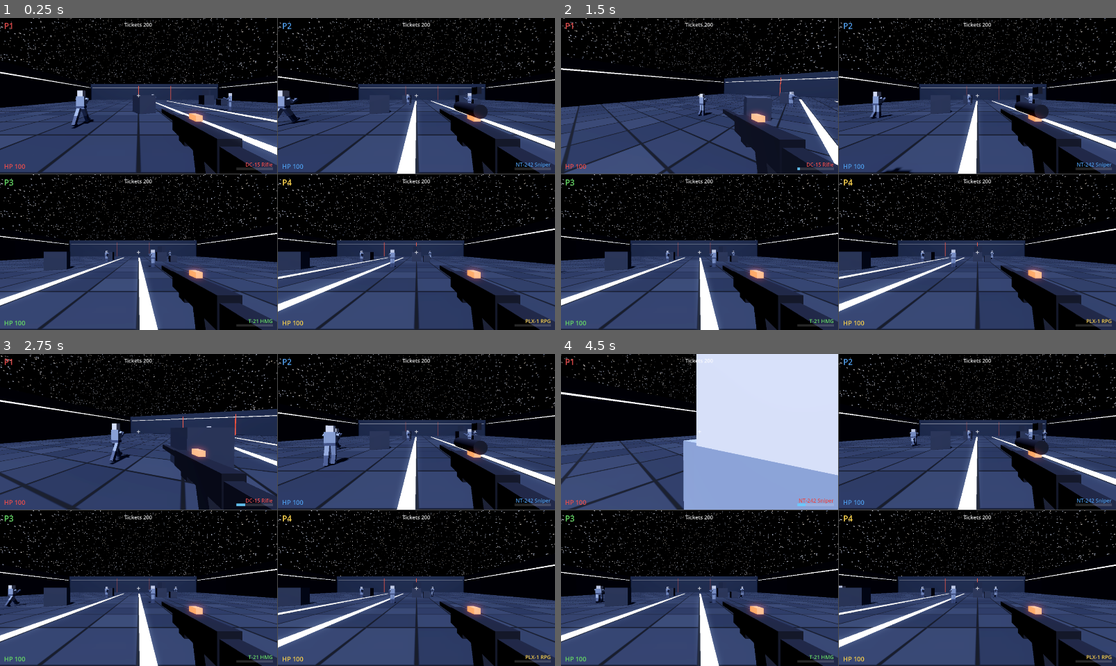
Above: before the commit, frames 1-4 (two rows, left to right).
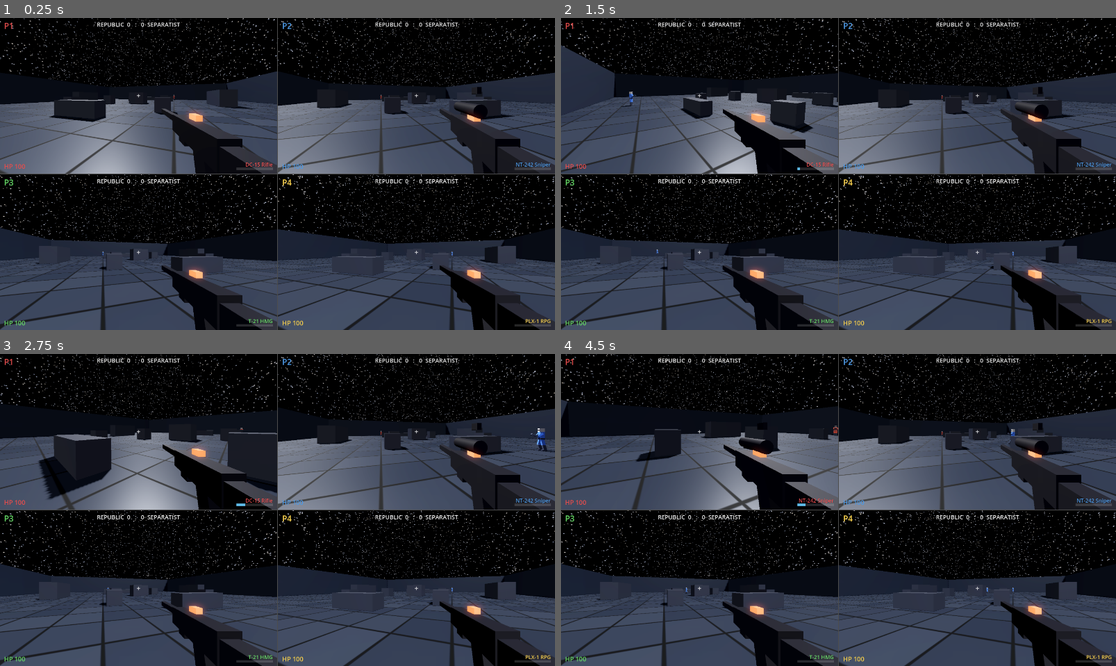
Above: after the commit, the same moments.

Repository: jstucor/quadsquad
Game: Godot game, scene res://scenes/main.tscn
Same seed, same stepped clock (60 frames per second), same inputs: the game is played once before the commit and once after it.
Inputs (mouse positions are in pixels of both pictures, inside the frame that each line leads up to):
- Up to frame 1 (0.25 s): no input
- Up to frame 2 (1.5 s): tap Enter at 0.5 s; move the mouse to (960, 158) at 0.52 s; hold D (kb_right) 0.53-1.28 s; hold Right mouse button (kb_ads) 0.53-1.28 s; click (960, 158) at 0.67 s; tap Space (kb_jump) at 0.77 s; move the mouse to (810, 174) at 1.27 s; hold W (kb_forward) from 1.28 s (still down); tap Ctrl (kb_crouch) at 1.35 s; click (810, 174) at 1.42 s
- Up to frame 3 (2.75 s): keep holding W (kb_forward); tap Space (kb_jump) at 1.52 s; move the mouse to (288, 503) at 2.02 s; press the mouse at (288, 503) at 2.03 s
- Up to frame 4 (4.5 s): keep holding W (kb_forward); move the mouse to (832, 516) at 2.77 s; release the mouse at (832, 516) at 2.78 s; tap Shift (kb_sprint) at 2.85 s; click (832, 516) at 2.92 s; tap Space (kb_jump) at 3.02, 3.77 s; move the mouse to (877, 513) at 3.52 s; tap Q (kb_switch) at 3.6 s; click (877, 513) at 3.67 s; move the mouse to (794, 506) at 4.27 s; tap Alt at 4.35 s; click (794, 506) at 4.42 s

The runs differ from the first frame. In frame 1, 38% of the frame differs, in the area x 0-100%, y 0-100%; in frame 2, 40%; in frame 3, 39%; in frame 4, 44%.

Commit message:
Add team deathmatch, two new maps, and a map rotation
Turn the free-for-all into 2v2 team deathmatch across a map rotation.

- GameState: real TDM scoring — per-team frag scores, SCORE_LIMIT, add_frag()
  crediting the killer's team, match_won signal, team names/colours. Replaces
  the old reinforcement-ticket attrition.
- Kill attribution: take_damage(amount, attacker) threads the shooter through
  hitscan and rocket splash; _die() credits an enemy killer a frag. Friendly
  fire is off (teammates deal no damage) and suicides credit nobody.
- Teams: Main assigns 2v2, tints each character's suit by team (blue Republic /
  red Separatist), spawns each player at their team's side, and shows a
  top-centre scoreboard + a victory banner. On a win it rotates to the next map.
- Maps: a procedural Arena base (scripts/arena.gd) builds the sky/env, floor,
  walls, key+fill lights, cover and per-team spawns from a small layout table.
  Two new maps on it — Crossfire (N/S) and Foundry (E/W) — plus the hangar,
  which now registers a CIS side too. main.gd loads the current map from the
  rotation instead of embedding one.

Co-Authored-By: Claude Opus 4.8 <noreply@anthropic.com>

Diff:
--- /dev/null
+++ b/godot/scenes/levels/crossfire.tscn
@@ -0,0 +1,6 @@
+[gd_scene load_steps=2 format=3]
+
+[ext_resource type="Script" path="res://scripts/map_crossfire.gd" id="1_cross"]
+
+[node name="Crossfire" type="Node3D"]
+script = ExtResource("1_cross")
--- /dev/null
+++ b/godot/scenes/levels/foundry.tscn
@@ -0,0 +1,6 @@
+[gd_scene load_steps=2 format=3]
+
+[ext_resource type="Script" path="res://scripts/map_foundry.gd" id="1_found"]
+
+[node name="Foundry" type="Node3D"]
+script = ExtResource("1_found")
--- a/godot/scenes/main.tscn
+++ b/godot/scenes/main.tscn
@@ -1,9 +1,6 @@
-[gd_scene load_steps=3 format=3 uid="uid://b1x51y1hab1yf"]
+[gd_scene load_steps=2 format=3 uid="uid://b1x51y1hab1yf"]
 
 [ext_resource type="Script" uid="uid://dmoanlrtuebw1" path="res://scripts/main.gd" id="1_main"]
-[ext_resource type="PackedScene" path="res://scenes/levels/hangar.tscn" id="2_level"]
 
 [node name="Main" type="Node3D"]
 script = ExtResource("1_main")
-
-[node name="Level" parent="." instance=ExtResource("2_level")]
--- /dev/null
+++ b/godot/scripts/arena.gd
@@ -0,0 +1,154 @@
+class_name Arena
+extends Node3D
+## Procedural arena base for team-deathmatch maps. A map is a Node3D whose
+## script `extends "res://scripts/arena.gd"` and overrides _configure() to set
+## the size, floor colour, cover layout, and the two teams' spawn points. This
+## base then builds the sky/environment, floor, boundary walls, key+fill
+## lights, cover boxes, and registers the spawns with GameState — so a new map
+## is just a layout table, no hand-authored scene geometry.
+
+const SKY_SHADER := preload("res://shaders/starfield_sky.gdshader")
+const FLOOR_SHADER := preload("res://shaders/floor_panels.gdshader")
+
+# Overridden by each map in _configure().
+var size := 50.0
+var floor_color := Color(0.17, 0.18, 0.21)
+var republic_spawns: Array[Vector3] = []
+var cis_spawns: Array[Vector3] = []
+var cover_boxes: Array = []  # [{pos = Vector3 (base at y=0), size = Vector3}, ...]
+
+
+func _ready() -> void:
+	_configure()
+	_build_environment()
+	_build_lights()
+	_build_floor()
+	_build_walls()
+	_build_cover()
+	_register_spawns()
+
+
+## Override in the map script to fill in the layout.
+func _configure() -> void:
+	pass
+
+
+func _build_environment() -> void:
+	var env := Environment.new()
+	env.background_mode = Environment.BG_SKY
+	var sky := Sky.new()
+	var sky_mat := ShaderMaterial.new()
+	sky_mat.shader = SKY_SHADER
+	sky.sky_material = sky_mat
+	env.sky = sky
+	env.ambient_light_source = Environment.AMBIENT_SOURCE_COLOR
+	env.ambient_light_color = Color(0.2, 0.22, 0.3)
+	env.tonemap_mode = Environment.TONE_MAPPER_FILMIC
+	env.glow_enabled = true
+	env.glow_intensity = 0.45
+	env.glow_bloom = 0.05
+	env.fog_enabled = true
+	env.fog_light_color = Color(0.02, 0.03, 0.05)
+	env.fog_density = 0.008
+	env.fog_sky_affect = 0.0
+	var we := WorldEnvironment.new()
+	we.environment = env
+	add_child(we)
+
+
+func _build_lights() -> void:
+	var key := DirectionalLight3D.new()
+	key.rotation = Vector3(deg_to_rad(-52), deg_to_rad(38), 0)
+	key.light_energy = 1.0
+	key.shadow_enabled = true
+	add_child(key)
+	# Dim shadowless opposing fill so shadow sides aren't pitch black under the
+	# near-black sky (GL Compatibility gotcha).
+	var fill := DirectionalLight3D.new()
+	fill.rotation = Vector3(deg_to_rad(-25), deg_to_rad(-150), 0)
+	fill.light_energy = 0.28
+	fill.light_specular = 0.0
+	fill.shadow_enabled = false
+	add_child(fill)
+
+
+func _build_floor() -> void:
+	var body := StaticBody3D.new()
+	add_child(body)
+	var mesh := MeshInstance3D.new()
+	var plane := PlaneMesh.new()
+	plane.size = Vector2(size, size)
+	mesh.mesh = plane
+	var mat := ShaderMaterial.new()
+	mat.shader = FLOOR_SHADER
+	mat.set_shader_parameter("base_col", floor_color)
+	mat.set_shader_parameter("seam_col", floor_color.darkened(0.7))
+	mat.set_shader_parameter("panels", roundf(size / 2.0))
+	mesh.material_override = mat
+	body.add_child(mesh)
+	var shape := CollisionShape3D.new()
+	var box := BoxShape3D.new()
+	box.size = Vector3(size, 1.0, size)
+	shape.shape = box
+	shape.position.y = -0.5
+	body.add_child(shape)
+
+
+func _build_walls() -> void:
+	var mat := StandardMaterial3D.new()
+	mat.albedo_color = Color(0.19, 0.21, 0.25)
+	mat.metallic = 0.12
+	mat.roughness = 0.55
+	var h := 6.0
+	var half := size / 2.0
+	# N, S run along X; E, W run along Z.
+	_wall(Vector3(0, h * 0.5, -half), Vector3(size, h, 0.6), mat)
+	_wall(Vector3(0, h * 0.5, half), Vector3(size, h, 0.6), mat)
+	_wall(Vector3(-half, h * 0.5, 0), Vector3(0.6, h, size), mat)
+	_wall(Vector3(half, h * 0.5, 0), Vector3(0.6, h, size), mat)
+
+
+func _wall(center: Vector3, box_size: Vector3, mat: Material) -> void:
+	var body := StaticBody3D.new()
+	body.position = center
+	add_child(body)
+	var mesh := MeshInstance3D.new()
+	var bm := BoxMesh.new()
+	bm.size = box_size
+	mesh.mesh = bm
+	mesh.material_override = mat
+	body.add_child(mesh)
+	var shape := CollisionShape3D.new()
+	var cb := BoxShape3D.new()
+	cb.size = box_size
+	shape.shape = cb
+	body.add_child(shape)
+
+
+func _build_cover() -> void:
+	var mat := StandardMaterial3D.new()
+	mat.albedo_color = Color(0.23, 0.24, 0.27)
+	mat.metallic = 0.1
+	mat.roughness = 0.5
+	for c in cover_boxes:
+		var bsize: Vector3 = c["size"]
+		var pos: Vector3 = c["pos"]
+		_wall(pos + Vector3(0, bsize.y * 0.5, 0), bsize, mat)
+
+
+func _register_spawns() -> void:
+	for p in republic_spawns:
+		_spawn_marker(p, GameState.Team.REPUBLIC)
+	for p in cis_spawns:
+		_spawn_marker(p, GameState.Team.CIS)
+
+
+func _spawn_marker(pos: Vector3, team: int) -> void:
+	var m := Marker3D.new()
+	m.position = pos
+	add_child(m)
+	# Face toward the arena centre (same height, so no pitch) so players spawn
+	# looking inward. -Z is the player's forward.
+	if Vector2(pos.x, pos.z).length() > 0.1:
+		m.look_at(Vector3(0, pos.y, 0), Vector3.UP)
+	GameState.register_spawn_point(team, m)
--- a/godot/scripts/character.gd
+++ b/godot/scripts/character.gd
@@ -13,6 +13,7 @@
 ## trooper.gd extends this class for decorative NPCs.
 
 var anim_player: AnimationPlayer
+var _suit_mat: StandardMaterial3D  # torso/upper-limb colour, tinted per team
 
 # Proportions in metres. Feet rest at y = 0 and the model faces -Z.
 const HIP_Y := 0.9
@@ -77,8 +78,15 @@
 	parent.add_child(mi)
 
 
+## Tint the suit (torso + upper limbs) so teams are readable at a glance.
+func set_team_color(c: Color) -> void:
+	if _suit_mat:
+		_suit_mat.albedo_color = c
+
+
 func _build_body() -> void:
 	var suit := _mat(Color(0.50, 0.53, 0.60))
+	_suit_mat = suit
 	var dark := _mat(Color(0.28, 0.30, 0.36))
 	var head_mat := _mat(Color(0.82, 0.80, 0.78))
 	var visor := _mat(Color(0.08, 0.09, 0.12))
--- a/godot/scripts/game_state.gd
+++ b/godot/scripts/game_state.gd
@@ -1,17 +1,24 @@
 extends Node
-## Autoload: Battlefront-style match state — teams, reinforcement tickets,
-## and spawn points. Levels register spawn markers; actors query and spend
-## tickets here, so conquest rules can grow without touching actor code.
-## Also bootstraps the keyboard/mouse InputMap (registered in code so there
-## is no hand-maintained serialization in project.godot).
+## Autoload: match state — teams, team-deathmatch score, spawn points, and the
+## map rotation. Levels register spawn markers per team; actors credit frags
+## here on a kill, so the mode rules live in one place. Also bootstraps the
+## keyboard/mouse InputMap (registered in code, no project.godot serialization).
 
-signal tickets_changed(team: int, count: int)
+signal score_changed(team: int, score: int)
+signal match_won(team: int)
 
 enum Team { REPUBLIC, CIS }
 
-const START_TICKETS := 200
+const SCORE_LIMIT := 25  # frags for a team to win
+const TEAM_NAMES := {Team.REPUBLIC: "REPUBLIC", Team.CIS: "SEPARATIST"}
+const TEAM_COLORS := {
+	Team.REPUBLIC: Color(0.35, 0.55, 1.0),
+	Team.CIS: Color(1.0, 0.4, 0.32),
+}
 
-var tickets := {Team.REPUBLIC: START_TICKETS, Team.CIS: START_TICKETS}
+var scores := {Team.REPUBLIC: 0, Team.CIS: 0}
+var match_over := false
+var map_index := 0  # index into Main.MAPS; advanced on match end
 
 var _spawns: Dictionary = {}  # Team -> Array[Node3D]
 
@@ -21,7 +28,8 @@
 
 
 func reset_match() -> void:
-	tickets = {Team.REPUBLIC: START_TICKETS, Team.CIS: START_TICKETS}
+	scores = {Team.REPUBLIC: 0, Team.CIS: 0}
+	match_over = false
 	_spawns.clear()
 
 
@@ -40,9 +48,15 @@
 	return list.pick_random()
 
 
-func take_ticket(team: int) -> void:
-	tickets[team] = maxi(tickets[team] - 1, 0)
-	tickets_changed.emit(team, tickets[team])
+## Credit a kill to the attacker's team; ends the match at SCORE_LIMIT.
+func add_frag(team: int) -> void:
+	if match_over:
+		return
+	scores[team] += 1
+	score_changed.emit(team, scores[team])
+	if scores[team] >= SCORE_LIMIT:
+		match_over = true
+		match_won.emit(team)
 
 
 func _register_kb_actions() -> void:
--- a/godot/scripts/hangar.gd
+++ b/godot/scripts/hangar.gd
@@ -3,6 +3,14 @@
 ## bootstrap (and future conquest logic) never hardcodes positions.
 
 func _ready() -> void:
+	# Existing markers (near +Z) are the Republic side.
 	for marker in $SpawnPoints.get_children():
 		if marker is Node3D:
 			GameState.register_spawn_point(GameState.Team.REPUBLIC, marker)
+	# Mirror a CIS side near -Z so the hangar works for team deathmatch.
+	for x in [-6, -2, 2, 6]:
+		var m := Marker3D.new()
+		m.position = Vector3(x, 0, -14)
+		m.rotation.y = PI  # face +Z, back toward the Republic side
+		add_child(m)
+		GameState.register_spawn_point(GameState.Team.CIS, m)
--- a/godot/scripts/main.gd
+++ b/godot/scripts/main.gd
@@ -1,27 +1,44 @@
 extends Node3D
-## Split-screen bootstrap: builds the 2x2 SubViewport grid, spawns one player
-## per quadrant at a level spawn point, and wires each viewport's camera and
-## HUD to its player. The level itself lives in scenes/levels/ and registers
-## its spawn points with GameState before this runs (child _ready first).
+## Team-deathmatch bootstrap: loads the current map from the rotation, builds
+## the 2x2 SubViewport grid, spawns two players per team at their team's spawn
+## points, wires each viewport's camera + HUD, and rotates to the next map when
+## a team hits the score limit. The map itself (scenes/levels/*) registers its
+## per-team spawn points with GameState before players spawn.
 
 const PLAYER_COUNT := 4
 const PLAYER_SCENE := preload("res://scenes/actors/player.tscn")
 
+# Map rotation. GameState.map_index selects the current one and advances on a win.
+const MAPS: Array[PackedScene] = [
+	preload("res://scenes/levels/crossfire.tscn"),
+	preload("res://scenes/levels/foundry.tscn"),
+	preload("res://scenes/levels/hangar.tscn"),
+]
+
+# 2v2 team assignment and per-player accent colour (for the corner tag).
+const TEAMS: Array[int] = [
+	GameState.Team.REPUBLIC, GameState.Team.REPUBLIC,
+	GameState.Team.CIS, GameState.Team.CIS,
+]
 const PLAYER_COLORS: Array[Color] = [
 	Color(0.9, 0.3, 0.3),
 	Color(0.3, 0.6, 0.9),
 	Color(0.4, 0.85, 0.4),
 	Color(0.95, 0.8, 0.3),
 ]
-
-# Starting weapon class per player (Weapon.Class enum order); a spread across
-# the roster so several show at once. Each player can still cycle with Q / Y.
+# A spread across the weapon roster (Weapon.Class enum order).
 const START_CLASSES: Array[int] = [0, 1, 4, 7]  # Soldier, Sniper, HMG, RPG
 
-@onready var level: Node3D = $Level
+const MATCH_END_DELAY := 4.5  # seconds of victory banner before the next map
+
+var level: Node3D
 
 
 func _ready() -> void:
+	GameState.reset_match()
+	level = MAPS[GameState.map_index].instantiate()
+	add_child(level)  # its _ready registers the team spawn points
+
 	var grid := GridContainer.new()
 	grid.columns = 2
 	grid.set_anchors_preset(Control.PRESET_FULL_RECT)
@@ -45,14 +62,36 @@
 		var player: Player = PLAYER_SCENE.instantiate()
 		player.player_index = i
 		player.input_device = i - 1  # P1 keyboard/mouse; P2..P4 joypads 0..2
+		player.team = TEAMS[i]
 		player.weapon_class = START_CLASSES[i]
 		level.add_child(player)
-		var spawn := GameState.get_spawn_point(player.team, i)
+		var spawn := GameState.get_spawn_point(player.team, _team_slot(i))
 		if spawn:
 			player.global_transform = spawn.global_transform
 		player.bind_camera(camera)
+		player.model.set_team_color(GameState.TEAM_COLORS[player.team])
 
 		viewport.add_child(_build_hud(player))
+
+	GameState.match_won.connect(_on_match_won)
+
+
+## How many earlier players share this player's team (its spawn index).
+func _team_slot(index: int) -> int:
+	var slot := 0
+	for j in index:
+		if TEAMS[j] == TEAMS[index]:
+			slot += 1
+	return slot
+
+
+func _on_match_won(_team: int) -> void:
+	get_tree().create_timer(MATCH_END_DELAY).timeout.connect(_next_map)
+
+
+func _next_map() -> void:
+	GameState.map_index = (GameState.map_index + 1) % MAPS.size()
+	get_tree().reload_current_scene()
 
 
 func _build_hud(player: Player) -> Control:
@@ -72,9 +111,7 @@
 	crosshair.vertical_alignment = VERTICAL_ALIGNMENT_CENTER
 	hud.add_child(crosshair)
 
-	# Scope overlay: a black surround with a clear center circle + reticle,
-	# drawn only while a scoped weapon (Sniper) is aimed. Its own reticle
-	# replaces the "+" crosshair, so hide that when the scope is up.
+	# Scope overlay (scoped weapons only, while aiming).
 	var scope := Control.new()
 	scope.set_anchors_preset(Control.PRESET_FULL_RECT)
 	scope.mouse_filter = Control.MOUSE_FILTER_IGNORE
@@ -88,13 +125,18 @@
 	player.aim_changed.connect(func(_a: bool) -> void: update_scope.call())
 	player.weapon_changed.connect(func(_n: String) -> void: update_scope.call())
 
-	var tickets := _full_rect_label("", 18, Color(1, 1, 1, 0.9))
-	tickets.text = "Tickets %d" % GameState.tickets[player.team]
-	tickets.offset_top = 10.0
-	hud.add_child(tickets)
-	GameState.tickets_changed.connect(func(team: int, count: int) -> void:
-		if team == player.team:
-			tickets.text = "Tickets %d" % count)
+	# Team-deathmatch scoreboard, top-centre.
+	var score := _full_rect_label("", 20, Color(1, 1, 1, 0.95))
+	score.offset_top = 8.0
+	var refresh_score := func() -> void:
+		score.text = "%s  %d   :   %d  %s" % [
+			GameState.TEAM_NAMES[GameState.Team.REPUBLIC],
+			GameState.scores[GameState.Team.REPUBLIC],
+			GameState.scores[GameState.Team.CIS],
+			GameState.TEAM_NAMES[GameState.Team.CIS]]
+	refresh_score.call()
+	GameState.score_changed.connect(func(_t: int, _s: int) -> void: refresh_score.call())
+	hud.add_child(score)
 
 	var health := Label.new()
 	health.text = "HP 100"
@@ -107,8 +149,6 @@
 	player.health_changed.connect(func(hp: float) -> void:
 		health.text = "HP %d" % maxi(roundi(hp), 0))
 
-	# Weapon name (bottom-right) + heat bar beneath it. Heat replaces ammo:
-	# the fill grows with heat and turns red on overheat lockout.
 	var weapon_label := Label.new()
 	weapon_label.text = player.weapon.display_name()
 	weapon_label.add_theme_font_size_override("font_size", 18)
@@ -136,7 +176,6 @@
 	var heat_fill := ColorRect.new()
 	heat_fill.color = Color(0.4, 0.8, 1.0, 0.9)
 	heat_fill.mouse_filter = Control.MOUSE_FILTER_IGNORE
-	# Anchored left with zero offsets; anchor_right (0..1) is the heat fraction.
 	heat_fill.anchor_left = 0.0
 	heat_fill.anchor_top = 0.0
 	heat_fill.anchor_right = 0.0
@@ -146,6 +185,16 @@
 		heat_fill.anchor_right = h
 		heat_fill.color = Color(1.0, 0.3, 0.2, 0.95) if over else Color(0.4, 0.8, 1.0, 0.9))
 
+	# Victory banner (hidden until a team wins).
+	var banner := _full_rect_label("", 40, Color(1, 1, 1, 1))
+	banner.vertical_alignment = VERTICAL_ALIGNMENT_CENTER
+	banner.visible = false
+	hud.add_child(banner)
+	GameState.match_won.connect(func(team: int) -> void:
+		banner.text = "%s WINS" % GameState.TEAM_NAMES[team]
+		banner.add_theme_color_override("font_color", GameState.TEAM_COLORS[team])
+		banner.visible = true)
+
 	return hud
 
 
@@ -154,10 +203,7 @@
 	var center := s * 0.5
 	var r: float = minf(s.x, s.y) * 0.42
 	var diag := s.length()
-	# Opaque black band from radius r outward past the corners = scope body,
-	# leaving a clear circle in the middle to sight through.
 	c.draw_arc(center, r + diag * 0.5, 0.0, TAU, 96, Color(0, 0, 0, 1.0), diag, false)
-	# Thin scope ring, fine crosshairs, and a small aiming dot.
 	c.draw_arc(center, r, 0.0, TAU, 96, Color(0, 0, 0, 0.9), 2.0, true)
 	c.draw_line(Vector2(center.x, center.y - r), Vector2(center.x, center.y + r), Color(0, 0, 0, 0.5), 1.0)
 	c.draw_line(Vector2(center.x - r, center.y), Vector2(center.x + r, center.y), Color(0, 0, 0, 0.5), 1.0)
--- /dev/null
+++ b/godot/scripts/map_crossfire.gd
@@ -0,0 +1,23 @@
+extends "res://scripts/arena.gd"
+## "Crossfire" — a symmetric 50 m arena, teams spawn North (Republic) and South
+## (CIS), with a central bunker cluster, mid-field flank cover, and low forward
+## cover near each base.
+
+func _configure() -> void:
+	size = 50.0
+	floor_color = Color(0.16, 0.18, 0.22)
+	republic_spawns = [Vector3(-7, 0, -20), Vector3(7, 0, -20)]
+	cis_spawns = [Vector3(-7, 0, 20), Vector3(7, 0, 20)]
+	cover_boxes = [
+		{"pos": Vector3(0, 0, 0), "size": Vector3(3.0, 2.2, 3.0)},
+		{"pos": Vector3(-5, 0, 3), "size": Vector3(1.6, 1.6, 1.6)},
+		{"pos": Vector3(5, 0, -3), "size": Vector3(1.6, 1.6, 1.6)},
+		{"pos": Vector3(-14, 0, 0), "size": Vector3(2.0, 2.4, 6.0)},
+		{"pos": Vector3(14, 0, 0), "size": Vector3(2.0, 2.4, 6.0)},
+		{"pos": Vector3(-6, 0, -10), "size": Vector3(1.4, 1.4, 1.4)},
+		{"pos": Vector3(6, 0, -10), "size": Vector3(1.4, 1.4, 1.4)},
+		{"pos": Vector3(-6, 0, 10), "size": Vector3(1.4, 1.4, 1.4)},
+		{"pos": Vector3(6, 0, 10), "size": Vector3(1.4, 1.4, 1.4)},
+		{"pos": Vector3(0, 0, -14), "size": Vector3(4.0, 1.2, 1.2)},
+		{"pos": Vector3(0, 0, 14), "size": Vector3(4.0, 1.2, 1.2)},
+	]
--- /dev/null
+++ b/godot/scripts/map_foundry.gd
@@ -0,0 +1,21 @@
+extends "res://scripts/arena.gd"
+## "Foundry" — a tighter 46 m arena, teams spawn West (Republic) and East (CIS)
+## across a central line of tall divider blocks with lane gaps, plus scattered
+## crate cover on the flanks.
+
+func _configure() -> void:
+	size = 46.0
+	floor_color = Color(0.2, 0.17, 0.16)
+	republic_spawns = [Vector3(-19, 0, -5), Vector3(-19, 0, 5)]
+	cis_spawns = [Vector3(19, 0, -5), Vector3(19, 0, 5)]
+	cover_boxes = [
+		{"pos": Vector3(0, 0, -14), "size": Vector3(2.5, 3.0, 8.0)},
+		{"pos": Vector3(0, 0, 14), "size": Vector3(2.5, 3.0, 8.0)},
+		{"pos": Vector3(0, 0, 0), "size": Vector3(2.5, 2.4, 4.0)},
+		{"pos": Vector3(-9, 0, -8), "size": Vector3(1.6, 1.6, 1.6)},
+		{"pos": Vector3(9, 0, 8), "size": Vector3(1.6, 1.6, 1.6)},
+		{"pos": Vector3(-9, 0, 8), "size": Vector3(1.6, 1.6, 1.6)},
+		{"pos": Vector3(9, 0, -8), "size": Vector3(1.6, 1.6, 1.6)},
+		{"pos": Vector3(-10, 0, 0), "size": Vector3(1.4, 2.0, 1.4)},
+		{"pos": Vector3(10, 0, 0), "size": Vector3(1.4, 2.0, 1.4)},
+	]
--- a/godot/scripts/player.gd
+++ b/godot/scripts/player.gd
@@ -91,11 +91,14 @@
 	_base_fov = cam.fov
 
 
-func take_damage(amount: float) -> void:
+func take_damage(amount: float, attacker: Node = null) -> void:
+	# Friendly fire is off: teammates deal no damage (self-damage still counts).
+	if attacker is Player and attacker != self and attacker.team == team:
+		return
 	health -= amount
 	health_changed.emit(health)
 	if health <= 0.0:
-		_die()
+		_die(attacker)
 
 
 ## True if a world-space hit point lands in this body's head band (tracks the
@@ -105,16 +108,17 @@
 	return world_pos.y - global_position.y >= head_min
 
 
-func _die() -> void:
-	GameState.take_ticket(team)
+func _die(attacker: Node = null) -> void:
+	# Credit the frag to an enemy killer (not suicide/self or a teammate).
+	if attacker is Player and attacker != self and attacker.team != team:
+		GameState.add_frag(attacker.team)
 	health = MAX_HEALTH
 	health_changed.emit(health)
 	velocity = Vector3.ZERO
 	_recoil_pitch = 0.0
 	_recoil_yaw = 0.0
-	# Own marker, never random: respawning onto another player's spawn stacks
-	# bodies. Battlefront's spawn-point picker replaces this later.
-	var spawn := GameState.get_spawn_point(team, player_index)
+	# Respawn at a random spawn on our own team's side.
+	var spawn := GameState.get_spawn_point(team)
 	if spawn:
 		global_transform = spawn.global_transform
 
--- a/godot/scripts/rocket.gd
+++ b/godot/scripts/rocket.gd
@@ -8,6 +8,7 @@
 
 var _dir := Vector3.FORWARD
 var _shooter_rid: RID
+var _shooter: CollisionObject3D  # for kill attribution
 var _splash := 4.5
 var _splash_damage := 90.0
 var _range := 300.0
@@ -21,6 +22,7 @@
 	if absf(_dir.dot(Vector3.UP)) < 0.99:
 		look_at(from + _dir)  # body mesh lies along -Z
 	_shooter_rid = shooter.get_rid()
+	_shooter = shooter
 	_splash = splash
 	_splash_damage = splash_damage
 	_range = rng
@@ -92,7 +94,7 @@
 		hit_once[col] = true
 		var dist: float = col.global_position.distance_to(pos)
 		var falloff := clampf(1.0 - dist / _splash, 0.2, 1.0)
-		col.take_damage(_splash_damage * falloff)
+		col.take_damage(_splash_damage * falloff, _shooter)
 	_spawn_blast(pos)
 	queue_free()
 
--- a/godot/scripts/weapon.gd
+++ b/godot/scripts/weapon.gd
@@ -193,7 +193,7 @@
 		var dmg: float = _profile["damage"]
 		if col.has_method("is_headshot") and col.is_headshot(end):
 			dmg *= HEADSHOT_MULT
-		col.take_damage(dmg)
+		col.take_damage(dmg, shooter)
 
 	var bolt := BOLT_SCENE.instantiate()
 	get_tree().current_scene.add_child(bolt)
Not shown, added: godot/scripts/arena.gd.uid
Not shown, added: godot/scripts/map_crossfire.gd.uid
Not shown, added: godot/scripts/map_foundry.gd.uid
